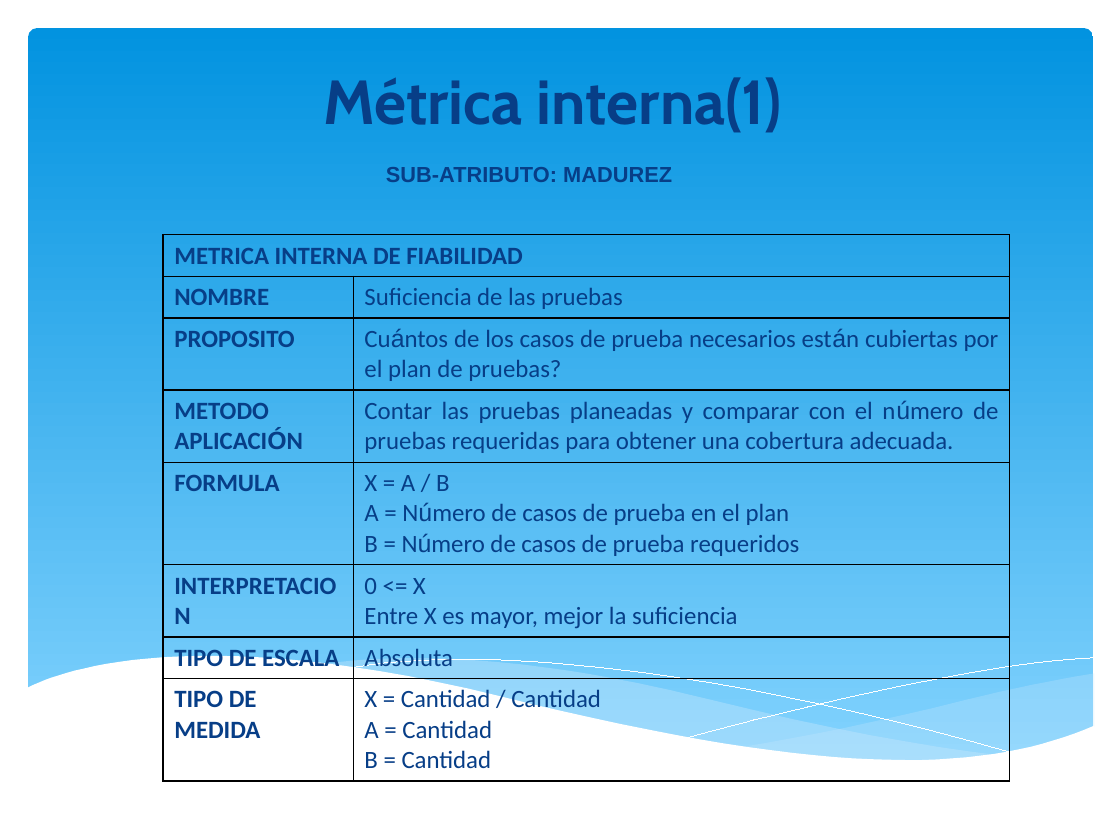
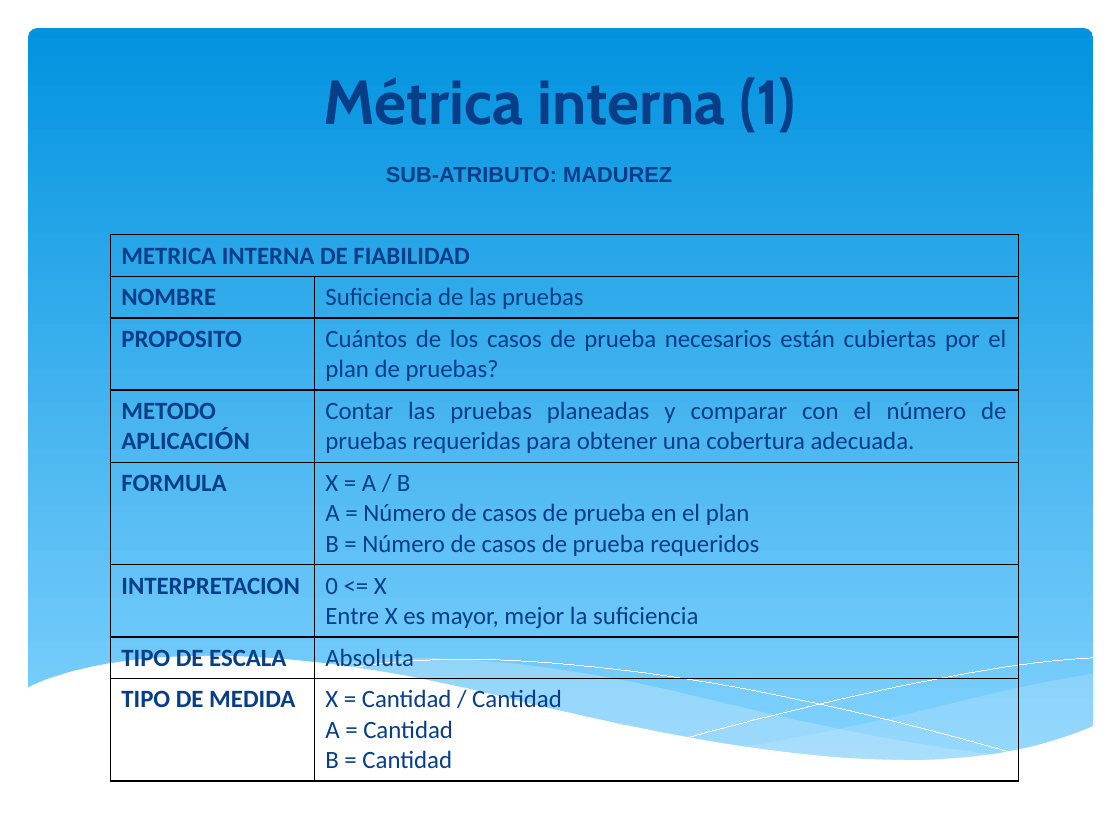
Before and after one commit to orlysemperfi/tp3-contratos-clientes, a slide deck: slide 9 of ITERACION 5/SUB ITERACION 4/PPT TP3 PRES04.pptx. Drawn at 1120x840 pixels with LibreOffice and Linux fonts; fonts in the diff are those of the drawing. Boxes give left, top, right and bottom in pixels: in the first picture for what was removed or moved away, otherwise in the second. Text is boxed around its words. In the diff, an @@ line names an element or a change of style, - is before the commit and + after.

```diff
--- a/ITERACION 5/SUB ITERACION 4/PPT TP3 PRES04.pptx
+++ b/ITERACION 5/SUB ITERACION 4/PPT TP3 PRES04.pptx
@@ title at (324,77,796,133): spaces changed @@
-Métrica interna(1)
+Métrica interna (1)
@@ table at (110,235,1018,773) @@
@@ font Arial to Calibri in "Cuántos están", "número", "Número", "Número" @@
@@ table: place and size @@
-table at (164,235,1010,773)
+table at (110,235,1018,773)
```
Also in this commit, not shown: 11 other slides changed, 1 slide added, 1 slide removed.
